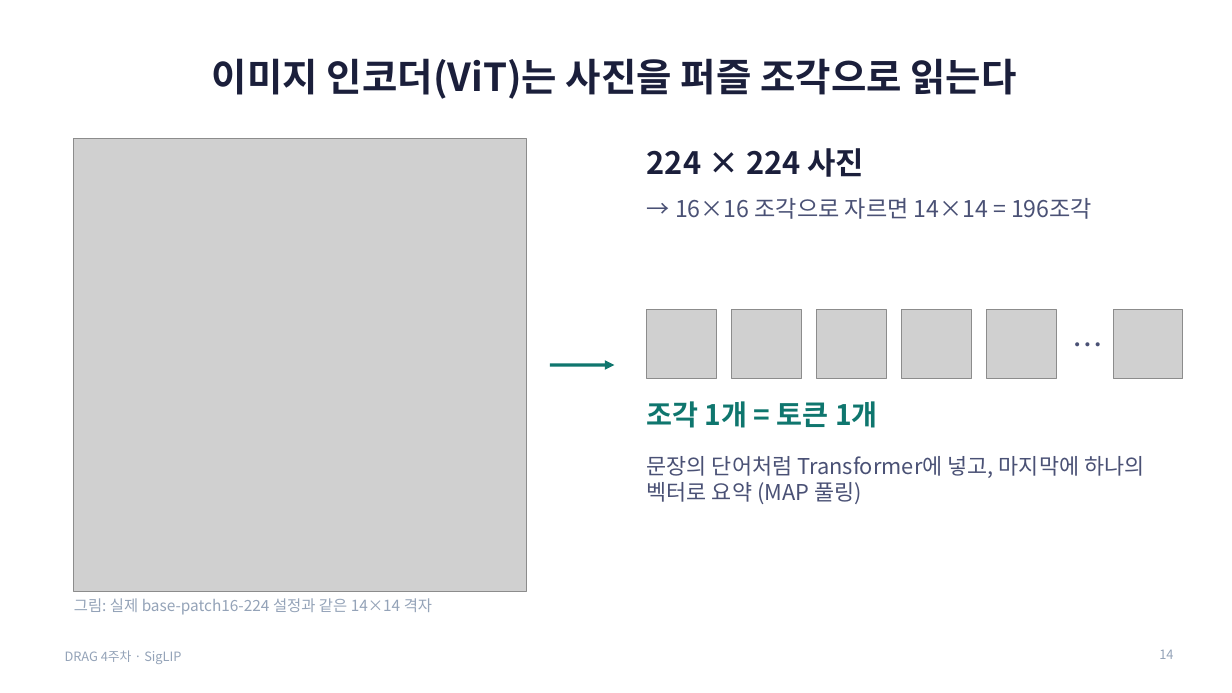
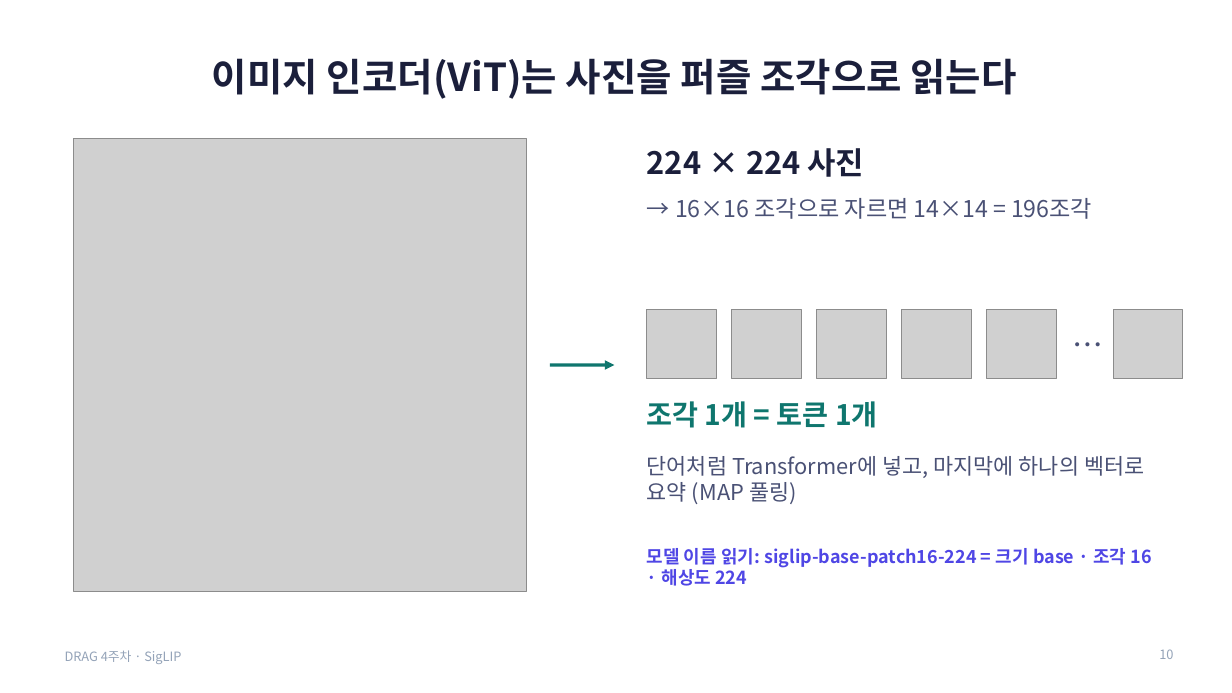
Before and after one commit to gaeun-k/DRAG, a slide deck: slide 10 of week4-siglip/김가은/SigLIP_4주차_발표.pptx (slide 14 before the commit). Drawn at 1232x693 pixels with LibreOffice and Linux fonts; fonts in the diff are those of the drawing; grey boxes stand for pictures. Boxes give left, top, right and bottom in pixels: in the first picture for what was removed or moved away, otherwise in the second. Text is boxed around its words. In the diff, an @@ line names an element or a change of style, - is before the commit and + after.

```diff
--- a/week4-siglip/김가은/SigLIP_4주차_발표.pptx
+++ b/week4-siglip/김가은/SigLIP_4주차_발표.pptx
@@ text at [647,456,1144,504]: text changed @@
-문장의 단어처럼 Transformer에 넣고, 마지막에 하나의 벡터로 요약 (MAP 풀링)
+단어처럼 Transformer에 넣고, 마지막에 하나의 벡터로 요약 (MAP 풀링)
@@ text at [647,548,1152,586]: text changed; size 12 to 14 pt; text colour #94A3B8 to #4F46E5; bold on @@
-그림: 실제 base-patch16-224 설정과 같은 14×14 격자
+모델 이름 읽기: siglip-base-patch16-224 = 크기 base · 조각 16 · 해상도 224
@@ page number at [1159,649,1173,659]: text changed @@
-14
+10
```
Also in this commit, not shown: 12 other slides changed, 5 slides added, 17 slides removed.
